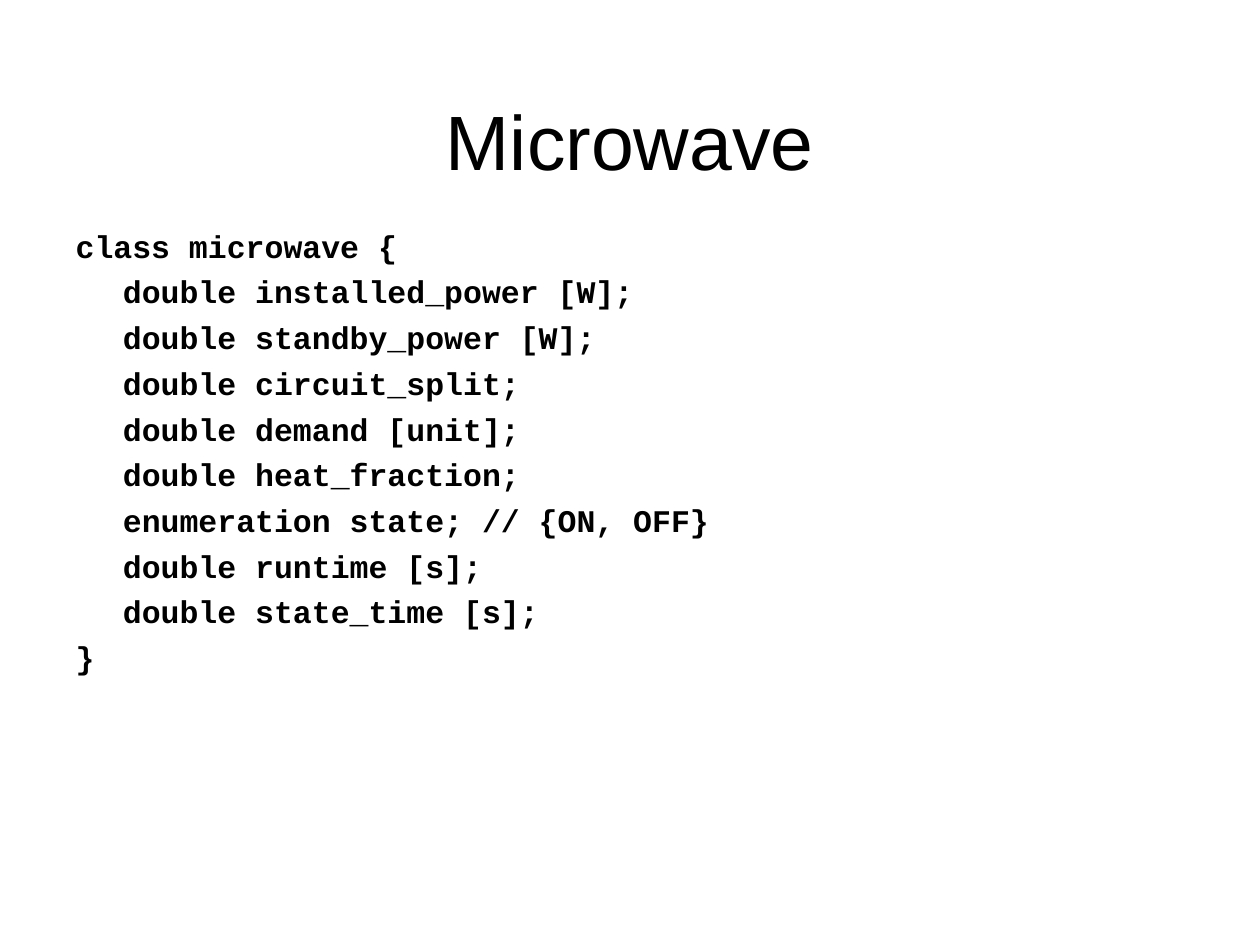
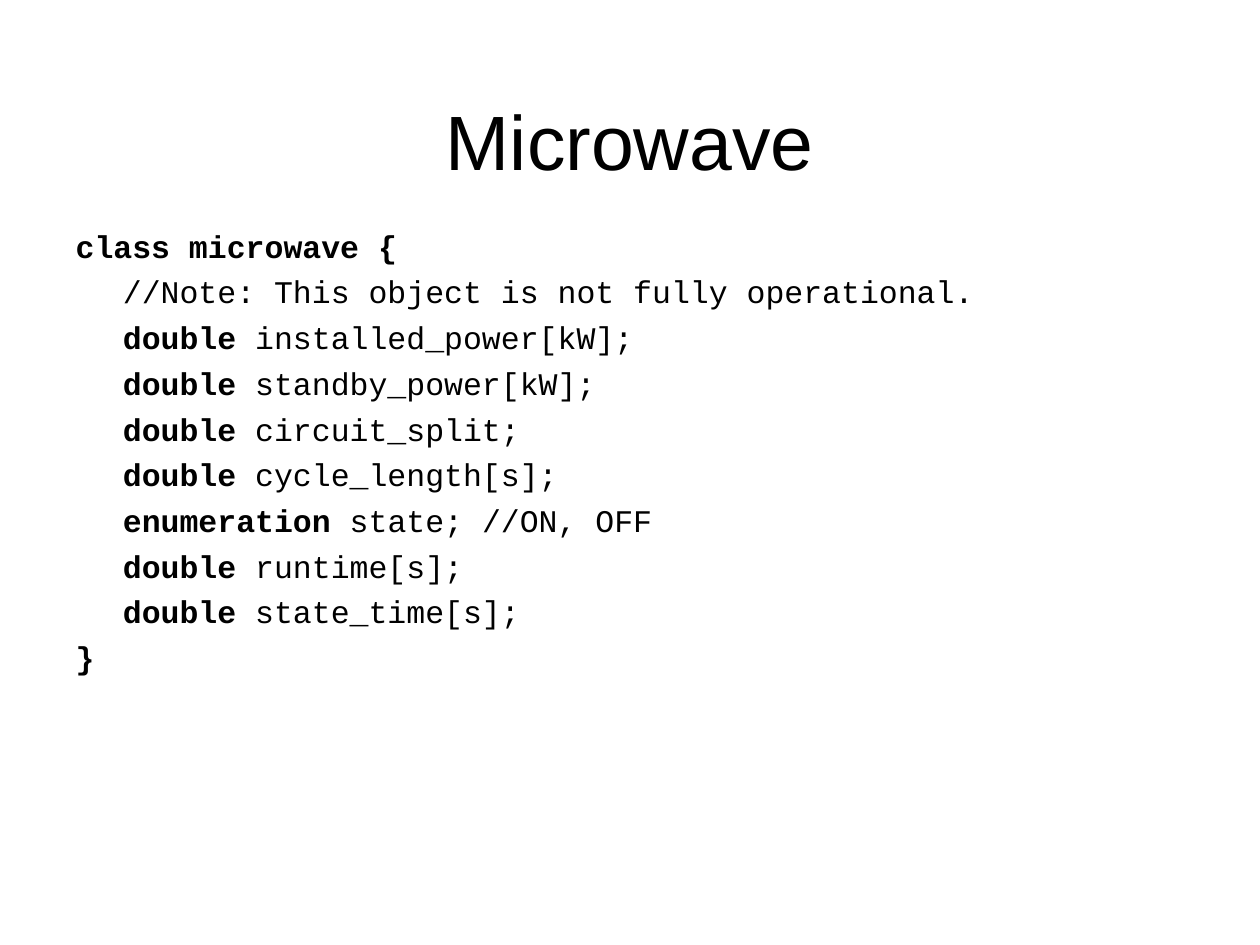
Before and after one commit to gridlab-d/course, a slide deck: slide 21 of Short_6_21_2010/4.4 - Residential.ppt (slide 19 before the commit). Drawn at 1260x945 pixels with LibreOffice and Linux fonts; fonts in the diff are those of the drawing; background and template pictures are left out. Boxes give left, top, right and bottom in pixels: in the first picture for what was removed or moved away, otherwise in the second. Text is boxed around its words. In the diff, an @@ line names an element or a change of style, - is before the commit and + after.

```diff
--- a/Short_6_21_2010/4.4 - Residential.ppt
+++ b/Short_6_21_2010/4.4 - Residential.ppt
@@ text at [123, 281, 974, 402]: text changed; bold off @@
-double installed_power [W];
-double standby_power [W];
+//Note: This object is not fully operational.
+double installed_power[kW];
+double standby_power[kW];
@@ text at [123, 418, 520, 448]: bold off in "circuit_split;" @@
@@ text at [123, 464, 652, 630]: text changed; bold off @@
-double demand [unit];
-double heat_fraction;
-enumeration state; // {ON, OFF}
-double runtime [s];
-double state_time [s];
+double cycle_length[s];
+enumeration state; //ON, OFF
+double runtime[s];
+double state_time[s];
```
Also in this commit, not shown: 19 other slides changed, 7 slides added, 1 slide removed, 1 other file.
